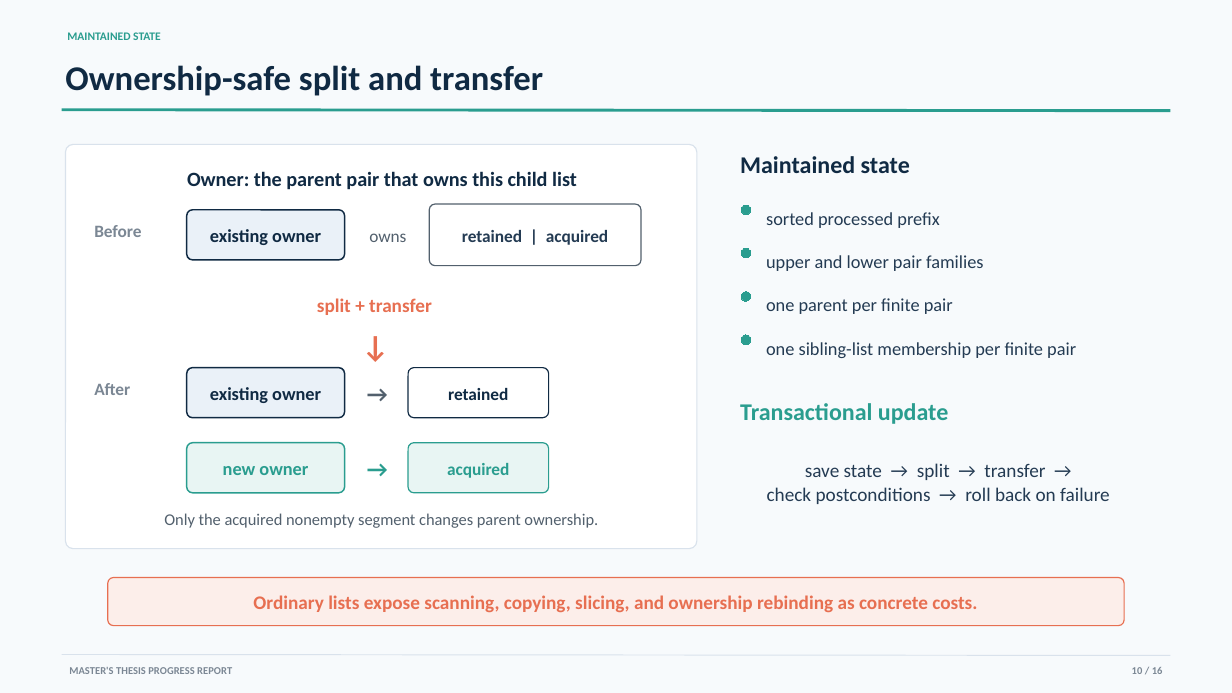
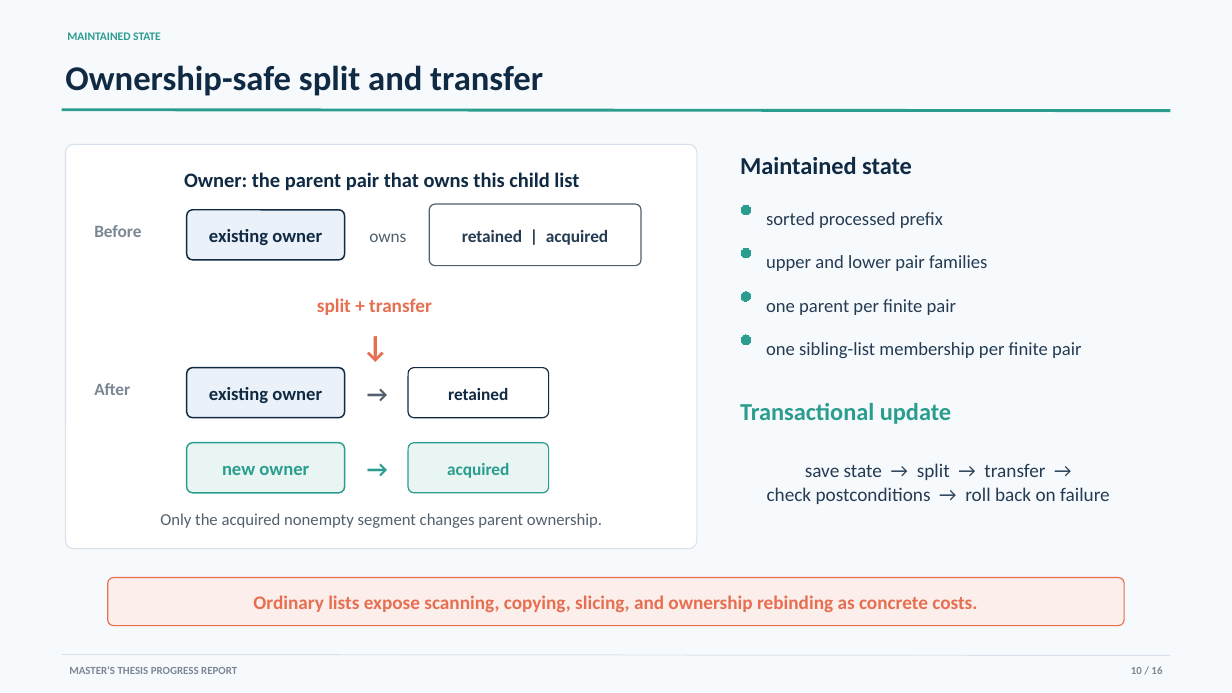
Before and after one commit to YixueWang983/jordan-sorting, a slide deck: slide 10 of presentations/progress_report/Jordan_Sorting_Progress_Report.pptx. Drawn at 1232x693 pixels with LibreOffice and Linux fonts; fonts in the diff are those of the drawing. Boxes give left, top, right and bottom in pixels: in the first picture for what was removed or moved away, otherwise in the second. Text is boxed around its words. In the diff, an @@ line names an element or a change of style, - is before the commit and + after.

```diff
--- a/presentations/progress_report/Jordan_Sorting_Progress_Report.pptx
+++ b/presentations/progress_report/Jordan_Sorting_Progress_Report.pptx
@@ text "Maintained state" at [740, 157, 912, 174]: size 18.8 to 19 pt @@
@@ text "Owner: the parent pair that ..." at [184, 172, 579, 191]: size 15.8 to 16 pt @@
@@ size 14.2 to 14.5 pt in 4 elements at [766, 212, 943, 228], [766, 255, 988, 271], [766, 299, 956, 315], [766, 342, 1081, 358] @@
@@ text "Transactional update" at [740, 403, 951, 424]: size 18.8 to 19 pt @@
@@ text "Only the acquired nonempty segment ..." at [160, 513, 602, 528]: size 12.8 to 13 pt @@
@@ text "MASTER'S THESIS PROGRESS REPORT" at [69, 666, 237, 674]: size 8.2 to 8.5 pt @@
@@ text "10 / 16" at [1131, 666, 1162, 674]: size 8.2 to 8.5 pt @@
```
Also in this commit, not shown: 6 other slides changed.
